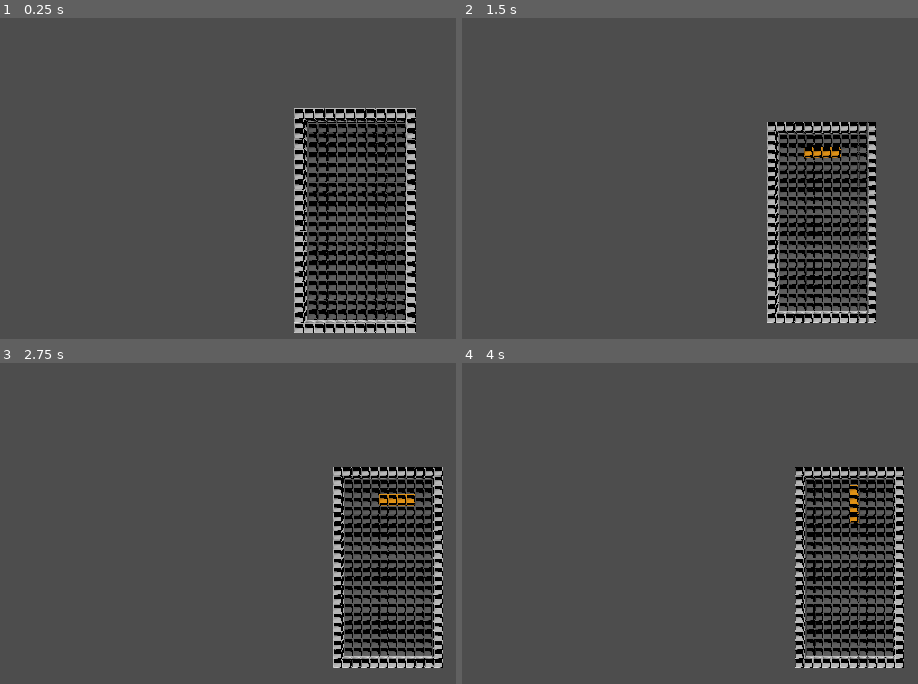
Above: before the commit, frames 1-4 (two rows, left to right).
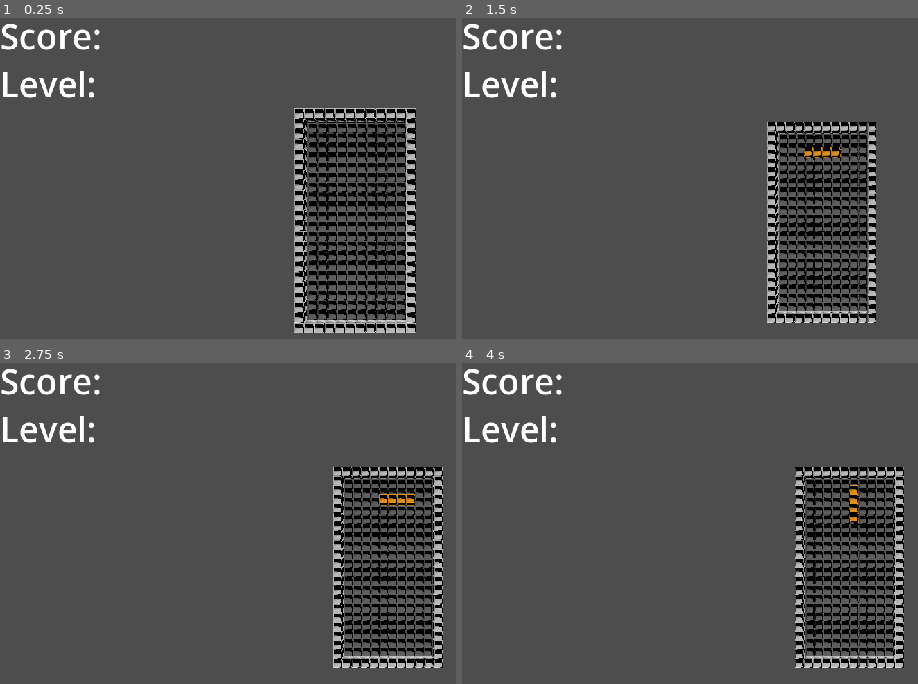
Above: after the commit, the same moments.

Repository: JaidenKhosla/TetrisGame
Game: Godot game, scene res://Scenes/GameScene.tscn
Same seed, same stepped clock (60 frames per second), same inputs: the game is played once before the commit and once after it.
Inputs:
- Up to frame 1 (0.25 s): no input
- Up to frame 2 (1.5 s): tap Enter at 0.5 s; hold Right (RIGHT) 0.53-1.28 s; hold S (MOVE_CAMERA_BACKWARD) 0.53-1.28 s; hold Down (ui_down) from 1.28 s (still down); tap W (MOVE_CAMERA_FORWARD) at 1.35 s
- Up to frame 3 (2.75 s): tap Space at 2 s; release Down (ui_down) at 2.03 s; hold Right (RIGHT) from 2.03 s (still down); hold A (MOVE_CAMERA_LEFT) from 2.03 s (still down)
- Up to frame 4 (4 s): release A (MOVE_CAMERA_LEFT) at 2.78 s; tap D (MOVE_CAMERA_RIGHT) at 2.85 s; release Right (RIGHT) at 3.53 s; hold Left (LEFT) from 3.53 s (still down); tap Up (ROTATE) at 3.6 s

The runs differ from the first frame. In frame 1, 1.3% of the frame differs, in the area x 0-22%, y 1-25%; in frame 2, 1.3%; in frame 3, 1.3%; in frame 4, 1.3%.

Commit message:
Adding UI

Diff:
--- a/Scenes/Blocks/TetrisBlock_I.tscn
+++ /dev/null
@@ -1,19 +0,0 @@
-[gd_scene load_steps=3 format=3 uid="uid://cx0273s603y7a"]
-
-[ext_resource type="Script" uid="uid://dte2syprmkkqc" path="res://Scenes/Scripts/Tetrimino.gd" id="1_7frml"]
-[ext_resource type="PackedScene" uid="uid://bqmev6jstv4c0" path="res://Scenes/game_cube.tscn" id="1_gte77"]
-
-[node name="TetrisBlockI" type="Node3D"]
-script = ExtResource("1_7frml")
-
-[node name="GameCube" parent="." instance=ExtResource("1_gte77")]
-transform = Transform3D(-4.37114e-08, -1, 0, 1, -4.37114e-08, 0, 0, 0, 1, 223.812, 0.718893, 0)
-
-[node name="GameCube2" parent="." instance=ExtResource("1_gte77")]
-transform = Transform3D(-4.37114e-08, -1, 0, 1, -4.37114e-08, 0, 0, 0, 1, 73.9156, 0.718887, 0)
-
-[node name="GameCube3" parent="." instance=ExtResource("1_gte77")]
-transform = Transform3D(-4.37114e-08, -1, 0, 1, -4.37114e-08, 0, 0, 0, 1, -75.2864, 0.71888, 0)
-
-[node name="GameCube4" parent="." instance=ExtResource("1_gte77")]
-transform = Transform3D(-4.37114e-08, -1, 0, 1, -4.37114e-08, 0, 0, 0, 1, -222.707, 0.452944, 0.632423)
--- a/Scenes/Blocks/TetrisBlock_J.tscn
+++ /dev/null
@@ -1,20 +0,0 @@
-[gd_scene load_steps=3 format=3 uid="uid://cwk73pnxgk8v6"]
-
-[ext_resource type="Script" uid="uid://dte2syprmkkqc" path="res://Scenes/Scripts/Tetrimino.gd" id="1_f4xmq"]
-[ext_resource type="PackedScene" uid="uid://bqmev6jstv4c0" path="res://Scenes/game_cube.tscn" id="2_0nal3"]
-
-[node name="TetrisBlockJ" type="Node3D"]
-script = ExtResource("1_f4xmq")
-COLOR = 2
-
-[node name="GameCube" parent="." instance=ExtResource("2_0nal3")]
-transform = Transform3D(-4.37114e-08, 1, 0, -1, -4.37114e-08, 0, 0, 0, 1, -75.9449, 74.5859, 0)
-
-[node name="GameCube2" parent="." instance=ExtResource("2_0nal3")]
-transform = Transform3D(-4.37114e-08, 1, 0, -1, -4.37114e-08, 0, 0, 0, 1, -77.0486, -73.4141, 0)
-
-[node name="GameCube3" parent="." instance=ExtResource("2_0nal3")]
-transform = Transform3D(-4.37114e-08, 1, 0, -1, -4.37114e-08, 0, 0, 0, 1, 72.1534, -73.4141, 0)
-
-[node name="GameCube4" parent="." instance=ExtResource("2_0nal3")]
-transform = Transform3D(-4.37114e-08, 1, 0, -1, -4.37114e-08, 0, 0, 0, 1, 219.574, -73.1482, 0.632423)
--- a/Scenes/Blocks/TetrisBlock_L.tscn
+++ /dev/null
@@ -1,20 +0,0 @@
-[gd_scene load_steps=3 format=3 uid="uid://cmo7in28yjkc8"]
-
-[ext_resource type="Script" uid="uid://dte2syprmkkqc" path="res://Scenes/Scripts/Tetrimino.gd" id="1_kqhf7"]
-[ext_resource type="PackedScene" uid="uid://bqmev6jstv4c0" path="res://Scenes/game_cube.tscn" id="2_nrueu"]
-
-[node name="TetrisBlockL" type="Node3D"]
-script = ExtResource("1_kqhf7")
-COLOR = 2
-
-[node name="GameCube" parent="." instance=ExtResource("2_nrueu")]
-transform = Transform3D(-4.37114e-08, 1, 0, -1, -4.37114e-08, 0, 0, 0, 1, 222.055, 73.586, 0)
-
-[node name="GameCube2" parent="." instance=ExtResource("2_nrueu")]
-transform = Transform3D(-4.37114e-08, 1, 0, -1, -4.37114e-08, 0, 0, 0, 1, -74.0486, -74.4141, 0)
-
-[node name="GameCube3" parent="." instance=ExtResource("2_nrueu")]
-transform = Transform3D(-4.37114e-08, 1, 0, -1, -4.37114e-08, 0, 0, 0, 1, 75.1534, -74.4141, 0)
-
-[node name="GameCube4" parent="." instance=ExtResource("2_nrueu")]
-transform = Transform3D(-4.37114e-08, 1, 0, -1, -4.37114e-08, 0, 0, 0, 1, 222.574, -74.1482, 0.632423)
--- a/Scenes/Grid.tscn
+++ b/Scenes/Grid.tscn
@@ -4,6 +4,7 @@
 
 [node name="Grid" type="Node3D"]
 script = ExtResource("1_5bwvu")
+TICK_SPEED = null
 
 [node name="GridParts" type="Node3D" parent="."]
 
--- a/Scenes/GridBlock.tscn
+++ b/Scenes/GridBlock.tscn
@@ -6,6 +6,7 @@
 albedo_color = Color(0.411765, 0.411765, 0.411765, 1)
 
 [node name="GameCube" instance=ExtResource("1_62lky")]
+transform = Transform3D(1, 0, 0, 0, 1, 0, 0, 0, 1, -0.245026, 0, 0.127014)
 color = 8
 
 [node name="model" parent="." index="0"]
--- a/Scenes/Scripts/game_scene.gd
+++ b/Scenes/Scripts/game_scene.gd
@@ -1,6 +1,7 @@
 extends Node3D
 
 @onready var Camera: Camera3D = $Camera3D
+
 const CENTER = Vector3i(0,0,0)
 const RADIUS = 585
 
--- a/Scenes/Scripts/grid.gd
+++ b/Scenes/Scripts/grid.gd
@@ -2,8 +2,8 @@
 class_name Grid extends Node3D
 
 @onready var CUBE_SIZE: Vector3 =  await (InitNode.get_node("GameCube") as GameCube).get_size()
-@onready var TICK_SPEED: Timer = $TICKSPEED #seconds between each tick
-
+@onready var TICK_SPEED_TIMER: Timer = $TICKSPEED #seconds between each tick
+@export var TICK_SPEED: int = 0.8
 
 var Tetrimino_Arrangements = TetriminoArrangements.new()
 @onready var Shapes = Tetrimino_Arrangements.shapes
@@ -13,25 +13,15 @@
 const ROWS = 20;
 const COLUMNS = 10;
 
+var lines_cleared = 0
 
 var GRID: Array[Array] = []
-
-func prettyPrint(grid: Array[Array]) -> String:
-	var s = ""
-	for row in grid:
-		for col in row:
-			if col == null: s+="."
-			else: s+="#"
-		s+='\n'
-	return s
-
 @onready var SELECTED_TETRIMINO: Tetrimino
 var initialPrev = Vector3(-1,-1,-1)
 var prevPos = initialPrev
 
 @onready var TOP: float = self.global_position.y + (ROWS-2)*CUBE_SIZE.y*0.75
 @onready var SPAWNING_POSITION: Vector3 = to_global_coords(Vector3i(3,0,0)) + Vector3(0,TOP,0)
-
 
 func to_global_coords(pos: Vector3i) -> Vector3:
 	return global_position+to_global_direction(pos);
@@ -90,26 +80,6 @@
 	print("SPAWNING NEW ONE!")
 	SELECTED_TETRIMINO = null
 
-func _ready() -> void:
-	#print(SPAWNING_POSITION)
-	setupGrid()
-	#SELECTED_TETRIMINO.addShape(Tetrimino_Arrangements.j)
-	#SELECTED_TETRIMINO.draw(Vector3(0,0,0))
-	TICK_SPEED.timeout.connect(func():
-		#print("TICK")
-		print(prettyPrint(GRID))
-
-		if SELECTED_TETRIMINO == null:
-			await clearRows()
-			spawn_random_piece()
-
-		var res: bool = await handle_move(to_global_direction(Vector3(0,-1,0)))
-		if not res: set_piece()
-		TICK_SPEED.start()
-	)
-
-	TICK_SPEED.start()
-
 func not_in_bounds(goalCubePos: Vector3i) -> bool:
 	return goalCubePos.x < 0 or goalCubePos.x >= GRID[0].size() or goalCubePos.y < 0 or goalCubePos.y >= GRID.size()
 func is_occupied(goalCubePos: Vector3i, tetrimino: Tetrimino) -> bool:
@@ -164,6 +134,7 @@
 	for row_idx in range(GRID.size()):
 		var row = GRID[row_idx]
 		if row.filter(func(e: Node): return e != null and not e.is_queued_for_deletion() and is_instance_valid(e)).size() == row.size():
+			lines_cleared+=1
 			for i in range(row.size()):
 				row[i].queue_free()
 				row[i] = null
@@ -207,6 +178,38 @@
 			tetrimino.last_coords.append(coords)
 			GRID[coords.y][coords.x] = cube
 var prevTime = 0
+
+func prettyPrint(grid: Array[Array]) -> String:
+	var s = ""
+	for row in grid:
+		for col in row:
+			if col == null: s+="."
+			else: s+="#"
+		s+='\n'
+	return s
+
+func _ready() -> void:
+	TICK_SPEED_TIMER.wait_time = TICK_SPEED
+	#print(SPAWNING_POSITION)
+	setupGrid()
+	#SELECTED_TETRIMINO.addShape(Tetrimino_Arrangements.j)
+	#SELECTED_TETRIMINO.draw(Vector3(0,0,0))
+	TICK_SPEED_TIMER.timeout.connect(func():
+		#print("TICK")
+		print(prettyPrint(GRID))
+
+		if SELECTED_TETRIMINO == null:
+			await clearRows()
+			spawn_random_piece()
+
+		var res: bool = await handle_move(to_global_direction(Vector3(0,-1,0)))
+		if not res: set_piece()
+		TICK_SPEED_TIMER.wait_time = TICK_SPEED
+		TICK_SPEED_TIMER.start()
+	)
+
+	TICK_SPEED_TIMER.start()
+
 func _process(_delta: float) -> void:
 	if Engine.is_editor_hint(): return
 
--- /dev/null
+++ b/Scenes/Scripts/user_interface.gd
@@ -0,0 +1 @@
+extends Control
--- a/Scenes/game_cube.tscn
+++ b/Scenes/game_cube.tscn
@@ -1,12 +1,10 @@
-[gd_scene load_steps=6 format=3 uid="uid://bqmev6jstv4c0"]
+[gd_scene load_steps=5 format=3 uid="uid://bqmev6jstv4c0"]
 
 [ext_resource type="Script" uid="uid://8b87oweudiav" path="res://Scenes/Scripts/game_cube.gd" id="1_nncsj"]
 [ext_resource type="ArrayMesh" uid="uid://du6twwygnocy5" path="res://Assets/gameCube.obj" id="2_nncsj"]
 
 [sub_resource type="StandardMaterial3D" id="StandardMaterial3D_nncsj"]
 albedo_color = Color(1, 0, 0, 1)
-
-[sub_resource type="StandardMaterial3D" id="StandardMaterial3D_818e5"]
 
 [sub_resource type="BoxShape3D" id="BoxShape3D_nncsj"]
 size = Vector3(150, 150, 150)
@@ -17,7 +15,6 @@
 [node name="model" type="MeshInstance3D" parent="."]
 transform = Transform3D(0.75, 0, 0, 0, 0.75, 0, 0, 0, 0.75, 0, 0, 0)
 material_override = SubResource("StandardMaterial3D_nncsj")
-material_overlay = SubResource("StandardMaterial3D_818e5")
 visibility_range_end = 10000.0
 mesh = ExtResource("2_nncsj")
 
--- /dev/null
+++ b/Scenes/user_interface.tscn
@@ -0,0 +1,21 @@
+[gd_scene load_steps=2 format=3 uid="uid://cvhar4ug1c0i8"]
+
+[ext_resource type="Script" uid="uid://djkaa6pqk4tca" path="res://Scenes/Scripts/user_interface.gd" id="1_62x38"]
+
+[node name="UserInterface" type="Control"]
+layout_mode = 3
+anchors_preset = 15
+anchor_right = 1.0
+anchor_bottom = 1.0
+grow_horizontal = 2
+grow_vertical = 2
+script = ExtResource("1_62x38")
+
+[node name="RichTextLabel" type="RichTextLabel" parent="."]
+texture_filter = 1
+layout_mode = 0
+offset_right = 419.0
+offset_bottom = 167.0
+theme_override_font_sizes/normal_font_size = 50
+text = "Score:
+Level:"
--- a/project.godot
+++ b/project.godot
@@ -17,6 +17,7 @@
 [autoload]
 
 InitNode="*res://Scenes/init_node.tscn"
+UserInterface="*res://Scenes/user_interface.tscn"
 
 [input]
 
Not shown, added: Scenes/Scripts/user_interface.gd.uid
